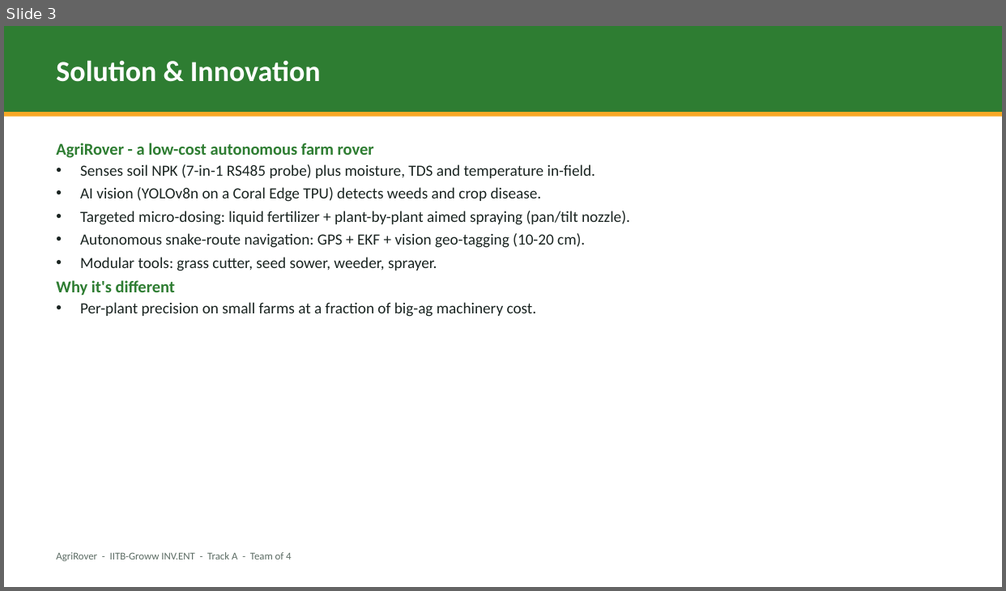
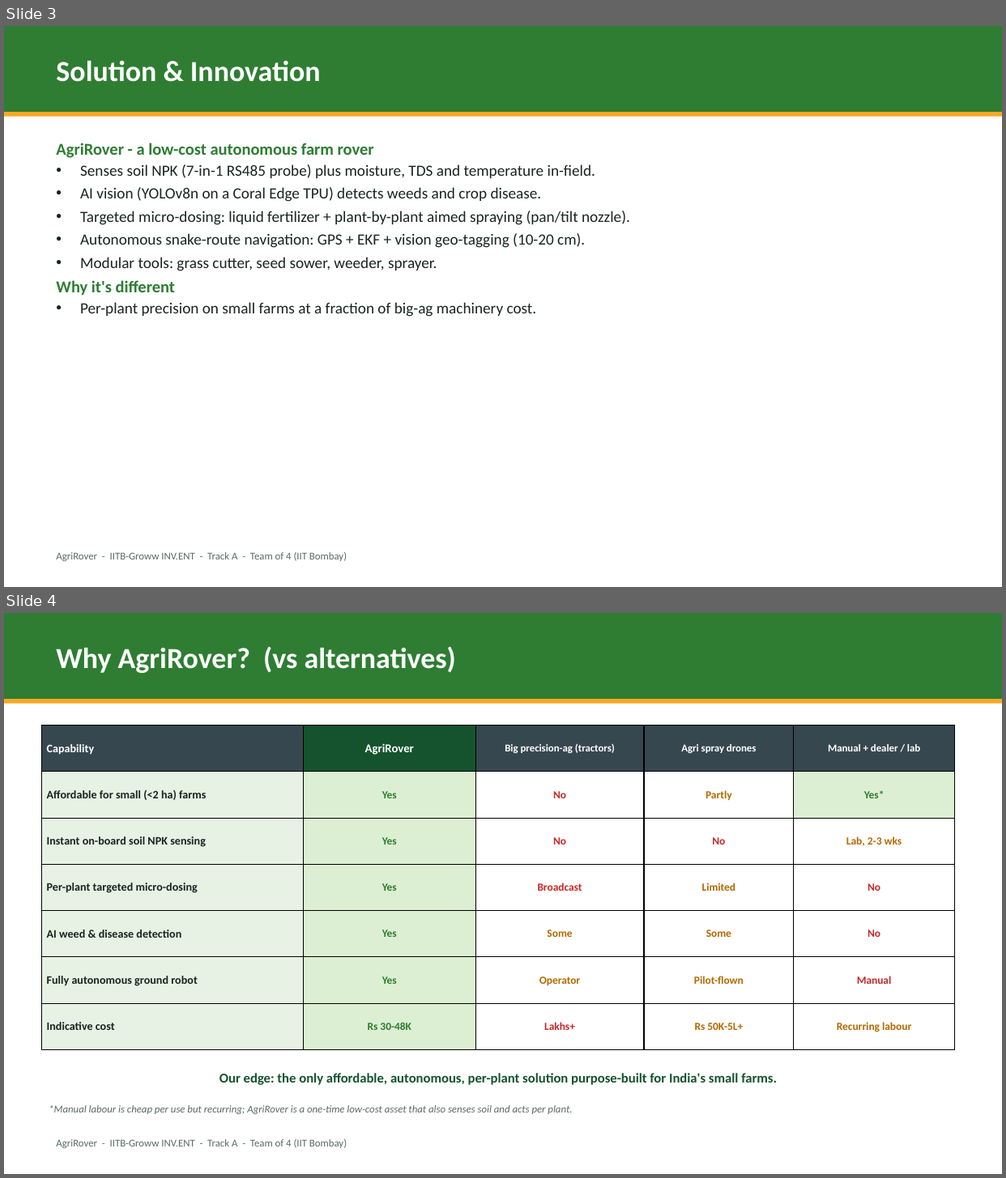
Before and after one commit to aman123825/agrobot, a slide deck: AgriRover_Pitch.pptx. Shown one above the other, each under a label of ours: slide 3 before the commit, slides 3 and 4 after it. The pictures are 1006x591 and 1006x1178 pixels, drawn with LibreOffice and Linux fonts; fonts in the diff are those of the drawing. Boxes give left, top, right and bottom in pixels: in the first picture for what was removed or moved away, otherwise in the second. Text is boxed around its words. In the diff, an @@ line names an element or a change of style, - is before the commit and + after.

Commit message:
Add 'Why AgriRover? (vs alternatives)' competitive matrix slide

```diff
--- a/AgriRover_Pitch.pptx
+++ b/AgriRover_Pitch.pptx
@@ slide 4 added at (4, 613, 1002, 1174), background #FFFFFF @@
@@ rectangle added at (4, 613, 1002, 699), fill #2E7D32 @@
@@ text added at (56, 646, 456, 673), 28 pt, text #FFFFFF, bold @@
+Why AgriRover? (vs alternatives)
@@ rectangle added at (4, 699, 1002, 704), fill #F9A825 @@
@@ table added at (41, 726, 955, 1050), 7 rows, 5 columns @@
+Capability | AgriRover | Big precision-ag (tractors) | Agri spray drones | Manual + dealer / lab
+Affordable for small (<2 ha) farms | Yes | No | Partly | Yes*
+Instant on-board soil NPK sensing | Yes | No | No | Lab, 2-3 wks
+Per-plant targeted micro-dosing | Yes | Broadcast | Limited | No
+AI weed & disease detection | Yes | Some | Some | No
+Fully autonomous ground robot | Yes | Operator | Pilot-flown | Manual
+Indicative cost | Rs 30-48K | Lakhs+ | Rs 50K-5L+ | Recurring labour
@@ text added at (219, 1073, 777, 1085), 13 pt, text #14532D, bold @@
+Our edge: the only affordable, autonomous, per-plant solution purpose-built for India's small farms.
@@ text added at (49, 1105, 572, 1114), 10 pt, text #5B6B63, italic @@
+*Manual labour is cheap per use but recurring; AgriRover is a one-time low-cost asset that also senses soil and acts per plant.
@@ text added at (56, 1139, 347, 1148), 10 pt, text #5B6B63 @@
+AgriRover - IITB-Groww INV.ENT - Track A - Team of 4 (IIT Bombay)
@@ slide 3 changed as well @@
@@ text at (56, 552, 347, 561): text changed @@
-AgriRover - IITB-Groww INV.ENT - Track A - Team of 4
+AgriRover - IITB-Groww INV.ENT - Track A - Team of 4 (IIT Bombay)
```
Also in this commit, not shown: 7 other slides changed.
